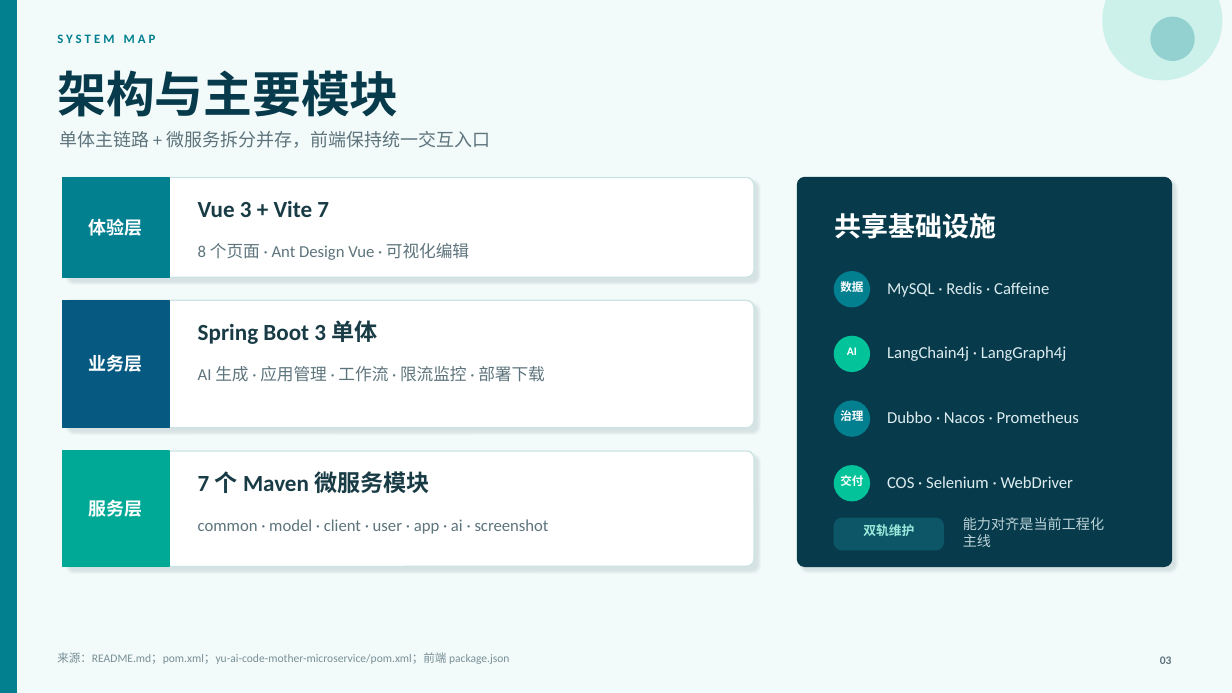
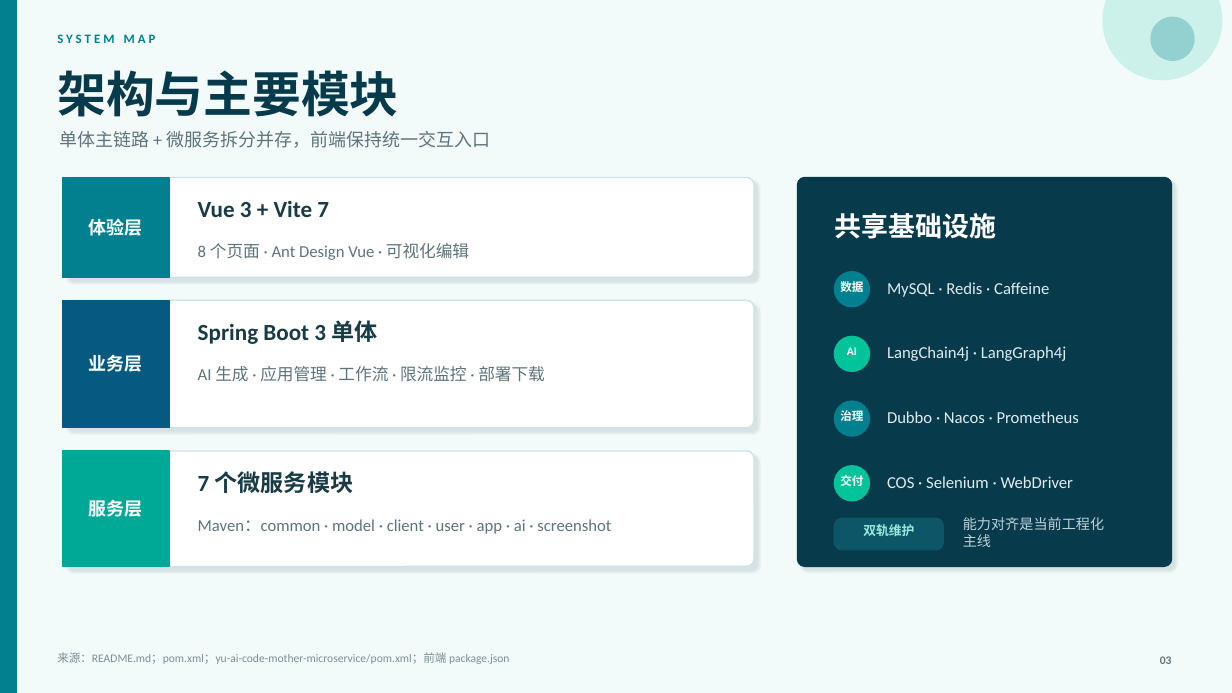
Before and after one commit to liyupi/yu-ai-code-mother, a slide deck: slide 3 of docs/reports/project-status-2026-07-19.pptx. Drawn at 1232x693 pixels with LibreOffice and Linux fonts; fonts in the diff are those of the drawing. Boxes give left, top, right and bottom in pixels: in the first picture for what was removed or moved away, otherwise in the second. Text is boxed around its words. In the diff, an @@ line names an element or a change of style, - is before the commit and + after.

```diff
--- a/docs/reports/project-status-2026-07-19.pptx
+++ b/docs/reports/project-status-2026-07-19.pptx
@@ text at (198,471,354,493): text changed @@
-7 个 Maven 微服务模块
+7 个微服务模块
@@ text at (198,519,611,534): text changed @@
-common · model · client · user · app · ai · screenshot
+Maven：common · model · client · user · app · ai · screenshot
```
Also in this commit, not shown: 6 other slides changed.
